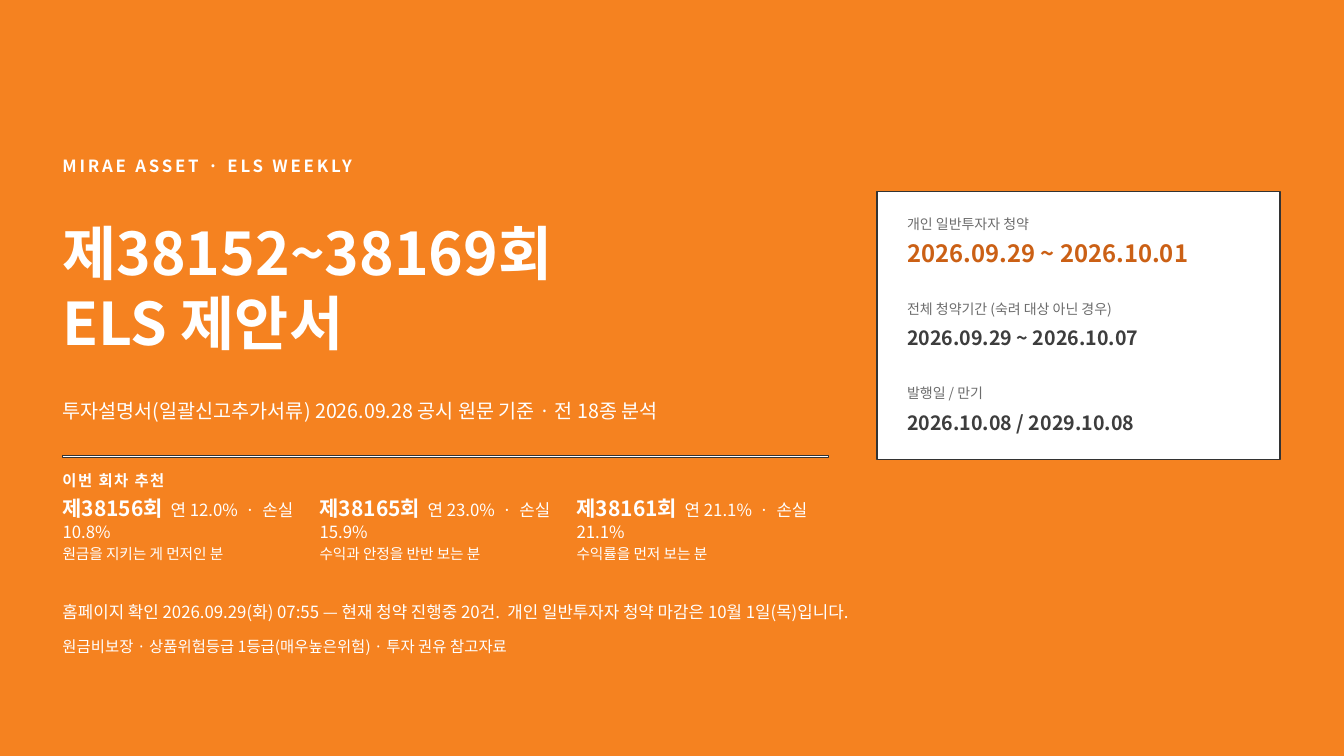
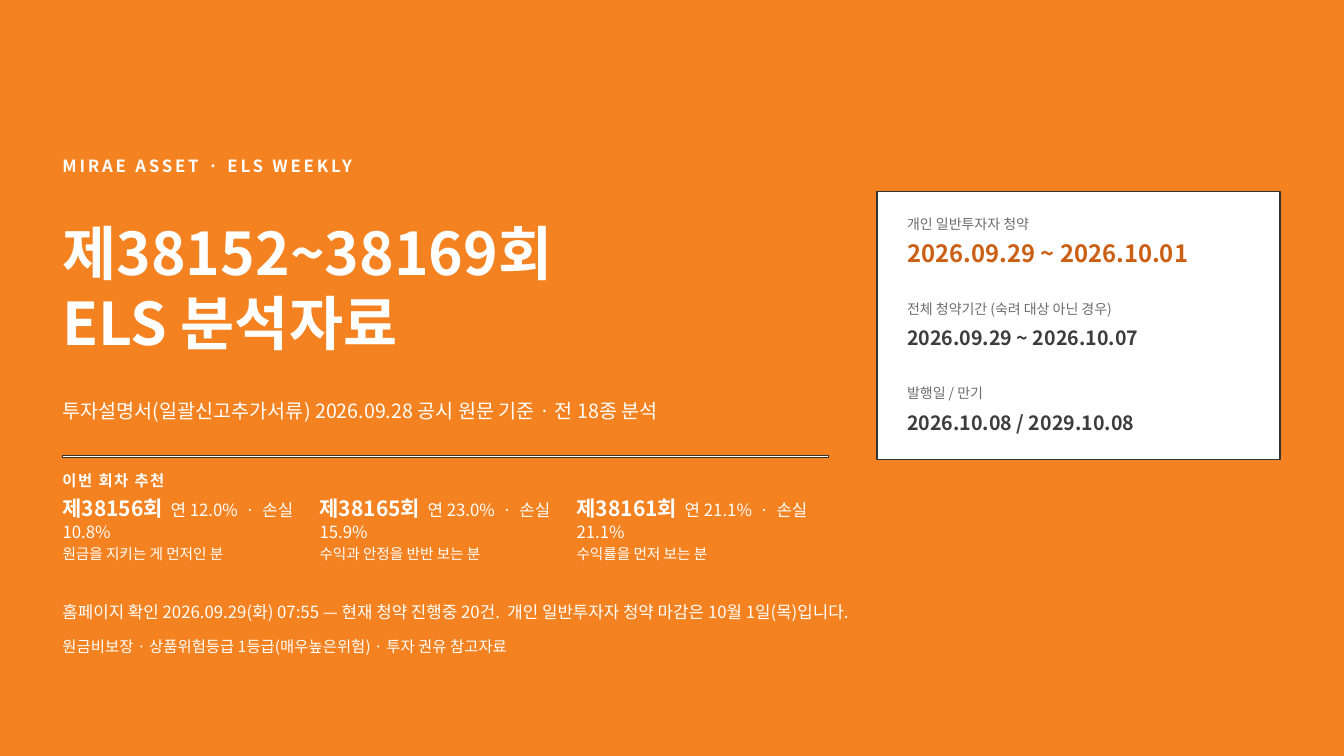
Before and after one commit to hanaroline/work_1, a slide deck: slide 1 of els-analysis-deck.pptx. Drawn at 1344x756 pixels with LibreOffice and Linux fonts; fonts in the diff are those of the drawing. Boxes give left, top, right and bottom in pixels: in the first picture for what was removed or moved away, otherwise in the second. Text is boxed around its words. In the diff, an @@ line names an element or a change of style, - is before the commit and + after.

```diff
--- a/els-analysis-deck.pptx
+++ b/els-analysis-deck.pptx
@@ text at box(62, 295, 397, 351): text changed @@
-ELS 제안서
+ELS 분석자료
```
Also in this commit, not shown: 1 other slide changed, 8 other files.
